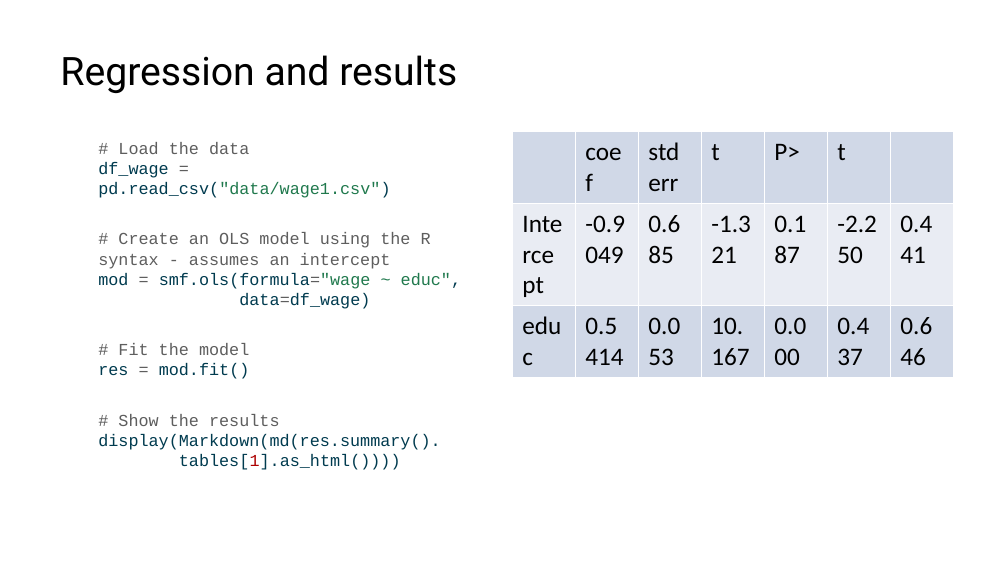
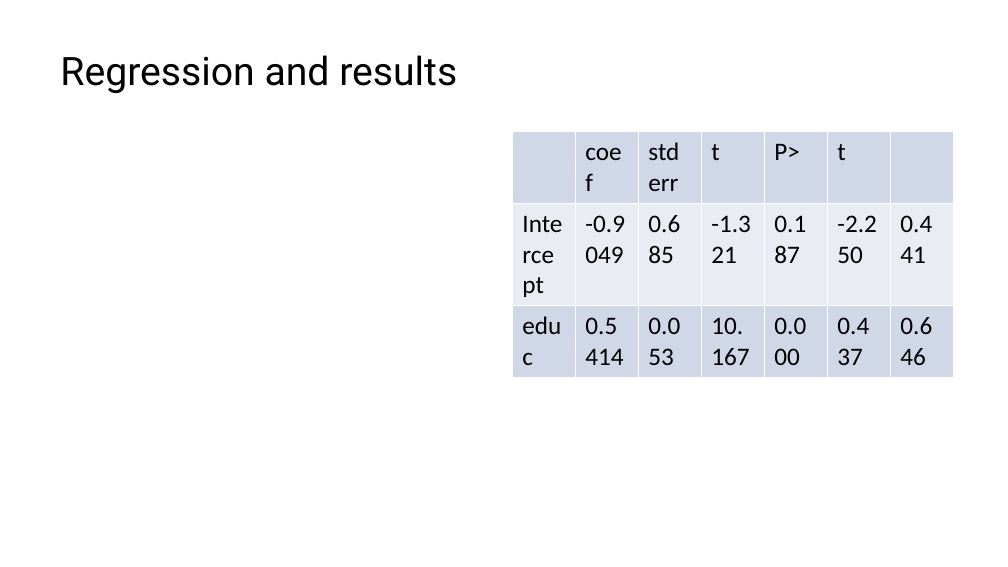
Before and after one commit to lucas-a-meyer/using-quarto, a slide deck: slide 15 of docs/presentation.pptx. Drawn at 1008x567 pixels with LibreOffice and Linux fonts; fonts in the diff are those of the drawing. Boxes give left, top, right and bottom in pixels: in the first picture for what was removed or moved away, otherwise in the second. Text is boxed around its words. In the diff, an @@ line names an element or a change of style, - is before the commit and + after.

```diff
--- a/docs/presentation.pptx
+++ b/docs/presentation.pptx
@@ text removed at (x1=98, y1=142, x2=462, y2=470) @@
-# Load the data
-df_wage = pd.read_csv("data/wage1.csv")
-# Create an OLS model using the R syntax - assumes an intercept
-mod = smf.ols(formula="wage ~ educ",
-data=df_wage)
-# Fit the model
-res = mod.fit()
-# Show the results
-display(Markdown(md(res.summary().
-tables[1].as_html())))
```
Also in this commit, not shown: 1 slide added, 8 other files.
